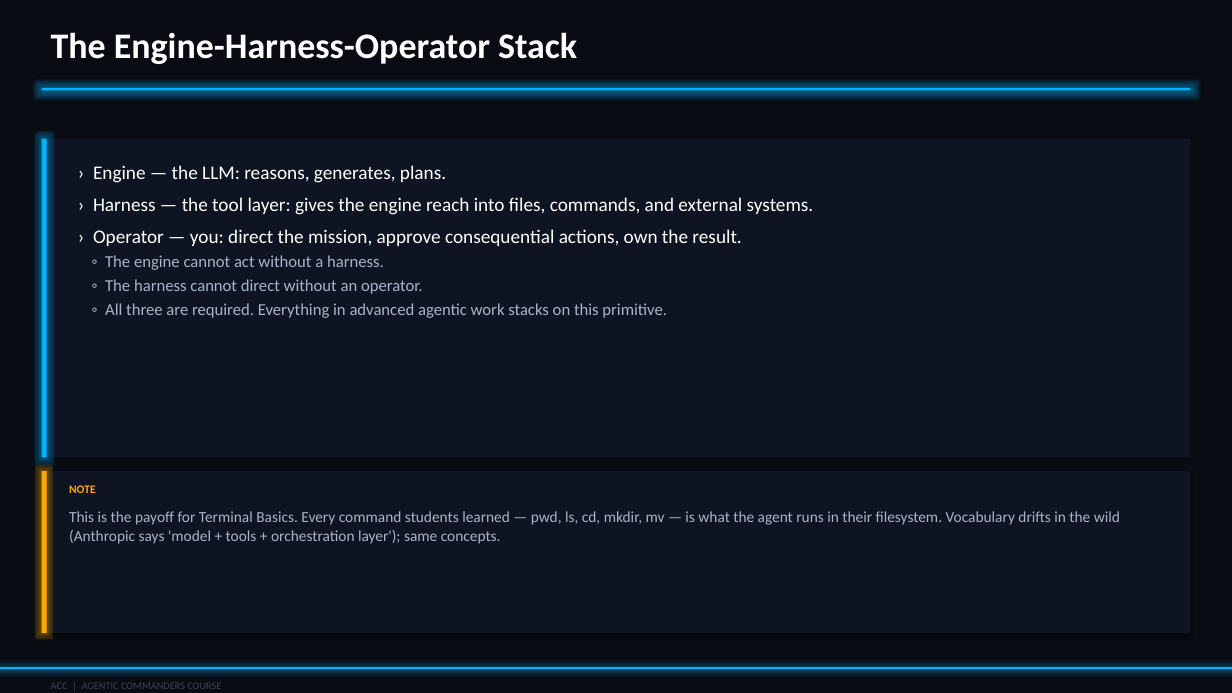
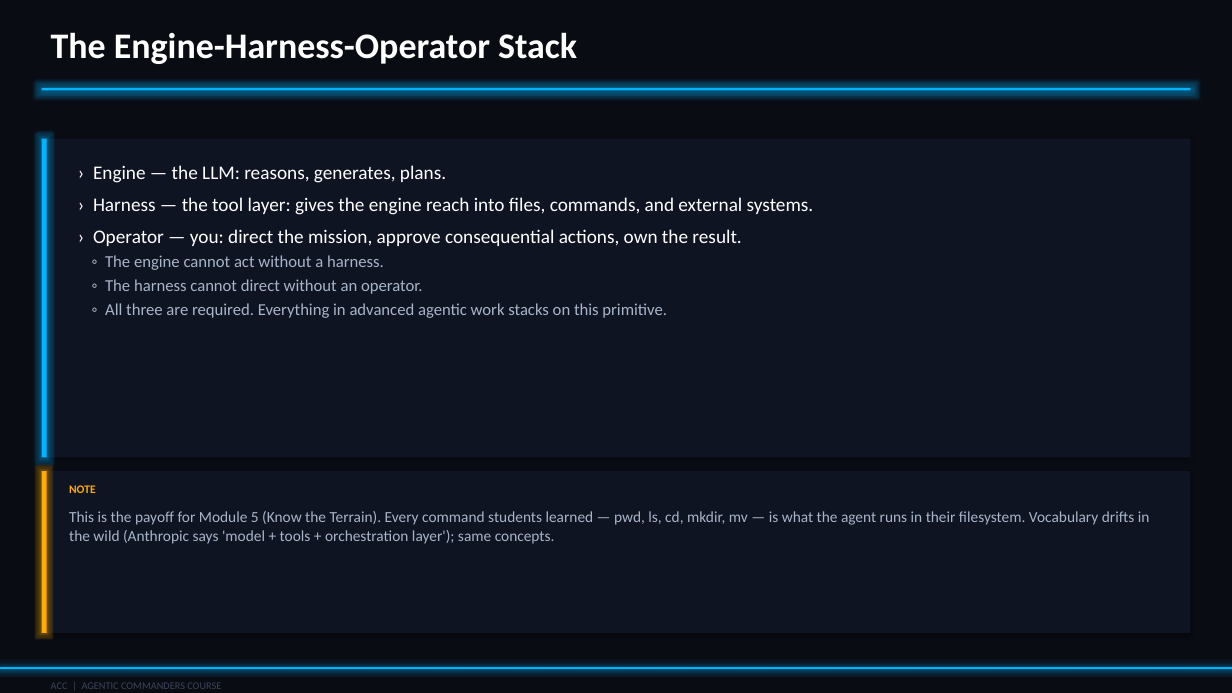
Before and after one commit to martinj32/ACC-PreReq, a slide deck: slide 5 of slides/Finished/07-commanding-agent.pptx. Drawn at 1232x693 pixels with LibreOffice and Linux fonts; fonts in the diff are those of the drawing. Boxes give left, top, right and bottom in pixels: in the first picture for what was removed or moved away, otherwise in the second. Text is boxed around its words. In the diff, an @@ line names an element or a change of style, - is before the commit and + after.

```diff
--- a/slides/Finished/07-commanding-agent.pptx
+++ b/slides/Finished/07-commanding-agent.pptx
@@ text at (69,511,1150,544): text changed @@
-This is the payoff for Terminal Basics. Every command students learned — pwd, ls, cd, mkdir, mv — is what the agent runs in their filesystem. Vocabulary drifts in the wild (Anthropic says 'model + tools + orchestration layer'); same concepts.
+This is the payoff for Module 5 (Know the Terrain). Every command students learned — pwd, ls, cd, mkdir, mv — is what the agent runs in their filesystem. Vocabulary drifts in the wild (Anthropic says 'model + tools + orchestration layer'); same concepts.
```
Also in this commit, not shown: 3 other files.
